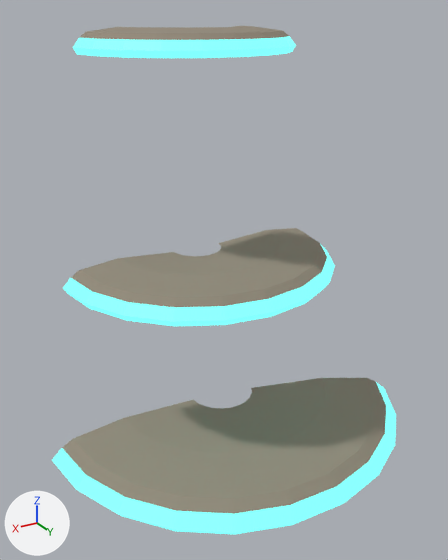
The glTF model assets/models/glowing_mushroom/shelf_v01.glb as it was, and as the next commit left it.
Camera for both pictures: a 50 mm lens placed at (1.09, 2.07, 1.87), pointed at (0.03, 0.32, 0.99). Arrows for +X, +Y and +Z are at lower left; the lights stay in place. The picture after the commit comes second.

In view in the first picture: 'mushroom_shelf_flesh_nocol', 'mushroom_shelf_glow_nocol'.
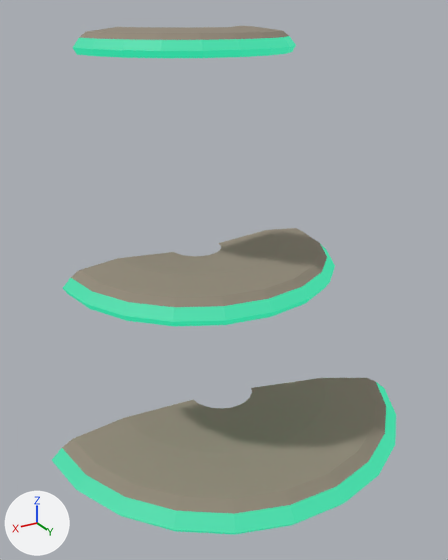
Pixel boxes (x1, y1, x2, y2) of what changed, in the pictures (448 x 560 px):
'mushroom_shelf_glow_nocol', recoloured, surface changed: (52, 36, 396, 535) in both

Edits to the bpy script that builds the scene:
```text
Change mat_mushroomglow_shelf_v01:
    mat_mushroomglow_shelf_v01.emission_color: (0.168, 1.0, 0.905) -> (0.0126, 0.631, 0.328)  # cyan #72fff4 -> green #1dd09b
    mat_mushroomglow_shelf_v01.emission_strength: 1.226 -> 1.0
```
